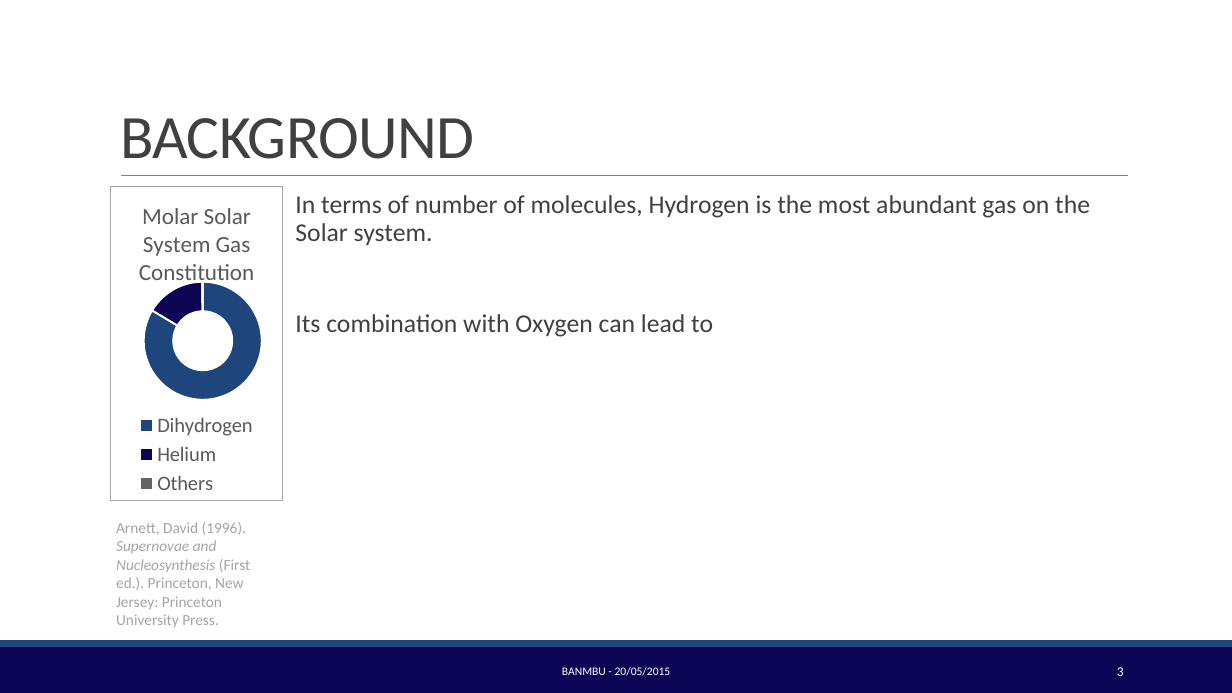
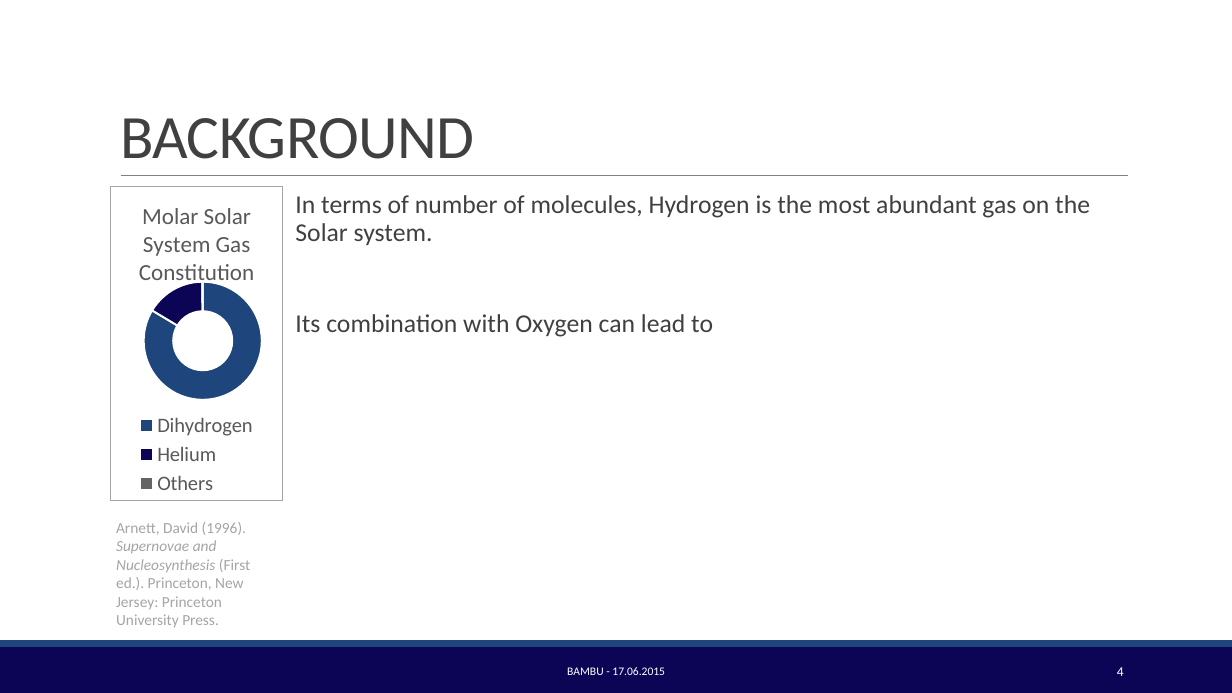
Before and after one commit to BambuGMS/Industry-Analysis-Report, a slide deck: slide 4 of Assignments/Presentations/2015.06.14_Presentation.pptx (slide 3 before the commit). Drawn at 1232x693 pixels with LibreOffice and Linux fonts; fonts in the diff are those of the drawing; background and template pictures are left out. Boxes give left, top, right and bottom in pixels: in the first picture for what was removed or moved away, otherwise in the second. Text is boxed around its words. In the diff, an @@ line names an element or a change of style, - is before the commit and + after.

```diff
--- a/Assignments/Presentations/2015.06.14_Presentation.pptx
+++ b/Assignments/Presentations/2015.06.14_Presentation.pptx
@@ text at (x1=567, y1=667, x2=665, y2=675): text changed @@
-BANMBU - 20/05/2015
+BAMBU - 17.06.2015
@@ page number at (x1=1117, y1=667, x2=1124, y2=676): text changed @@
-3
+4
```
Also in this commit, not shown: 6 other slides changed, 2 slides added, 1 other file.
